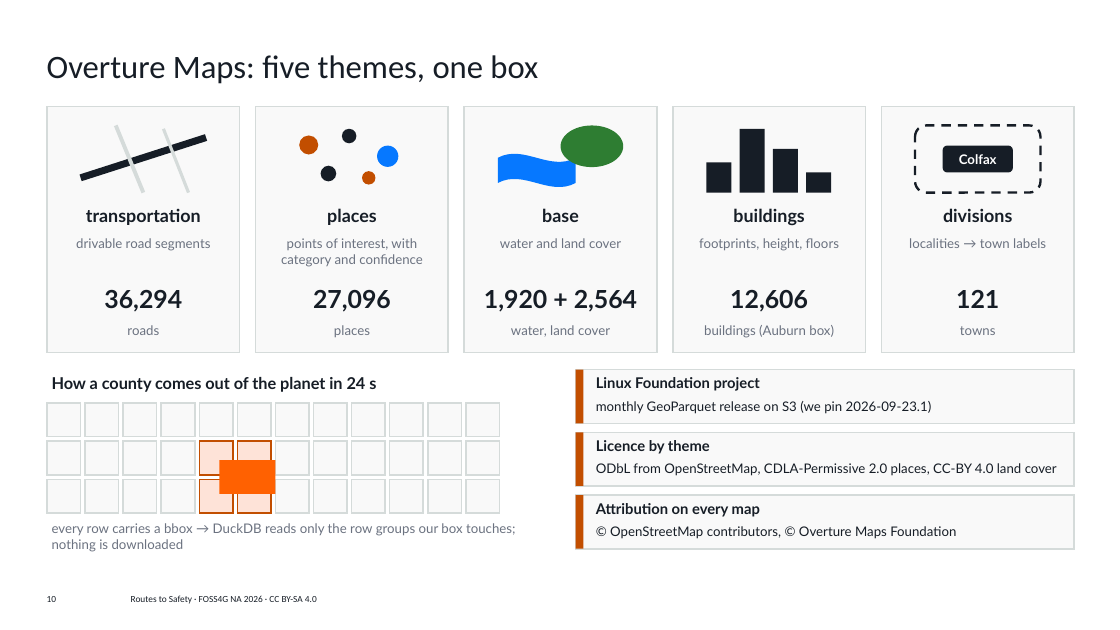
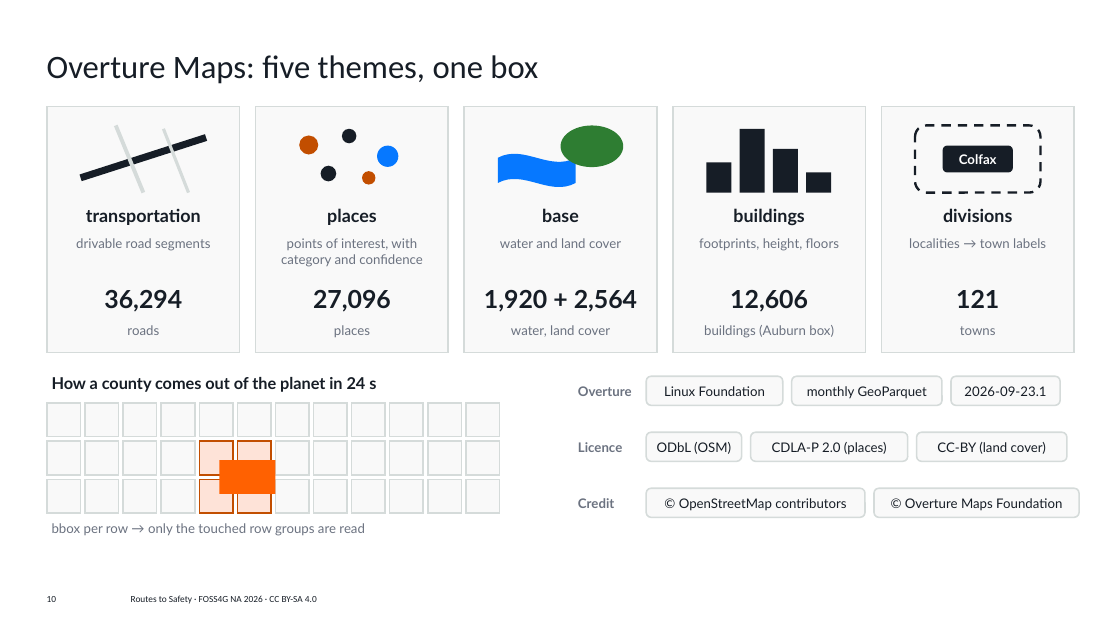
Before and after one commit to vishal4c/routes-to-safety-workshop, a slide deck: slide 10 of deck/Routes-to-Safety-FOSS4G-NA-2026.pptx. Drawn at 1120x630 pixels with LibreOffice and Linux fonts; fonts in the diff are those of the drawing; background and template pictures are left out. Boxes give left, top, right and bottom in pixels: in the first picture for what was removed or moved away, otherwise in the second. Text is boxed around its words. In the diff, an @@ line names an element or a change of style, - is before the commit and + after.

```diff
--- a/deck/Routes-to-Safety-FOSS4G-NA-2026.pptx
+++ b/deck/Routes-to-Safety-FOSS4G-NA-2026.pptx
@@ rectangle removed at (576,370,1074,423) @@
@@ rectangle removed at (576,370,584,423) @@
@@ text added at (578,386,632,396), 8.5 pt, text #6B7280, bold @@
+Overture
@@ rounded rectangle added at (646,376,783,405), fill #F9F9F9, outline #D5DBDA 1 pt, 8.5 pt, text #161D26 @@
+Linux Foundation
@@ rounded rectangle "monthly GeoParquet": place and size @@
-rounded rectangle "monthly GeoParquet" at (596,377,932,414)
+rounded rectangle "monthly GeoParquet" at (792,376,942,405)
@@ rounded rectangle "monthly GeoParquet" at (792,376,942,405): vertical alignment top to middle; fill none to #F9F9F9; outline none to #D5DBDA 1 pt @@
@@ text in rounded rectangle at (807,386,927,399): text changed @@
-Linux Foundation project
-monthly GeoParquet release on S3 (we pin 2026-09-23.1)
+monthly GeoParquet
@@ rounded rectangle added at (951,376,1060,405), fill #F9F9F9, outline #D5DBDA 1 pt, 8.5 pt, text #161D26 @@
+2026-09-23.1
@@ rectangle removed at (576,432,1074,486) @@
@@ rectangle removed at (576,432,584,486) @@
@@ text added at (578,442,622,452), 8.5 pt, text #6B7280, bold @@
+Licence
@@ text removed at (596,440,1057,476) @@
-Licence by theme
-ODbL from OpenStreetMap, CDLA-Permissive 2.0 places, CC-BY 4.0 land cover
@@ rounded rectangle added at (646,432,741,461), fill #F9F9F9, outline #D5DBDA 1 pt, 8.5 pt, text #161D26 @@
+ODbL (OSM)
@@ rounded rectangle added at (750,432,907,461), fill #F9F9F9, outline #D5DBDA 1 pt, 8.5 pt, text #161D26 @@
+CDLA-P 2.0 (places)
@@ rounded rectangle added at (916,432,1066,461), fill #F9F9F9, outline #D5DBDA 1 pt, 8.5 pt, text #161D26 @@
+CC-BY (land cover)
@@ rectangle removed at (576,495,1074,549) @@
@@ rectangle removed at (576,495,584,549) @@
@@ text added at (578,498,614,508), 8.5 pt, text #6B7280, bold @@
+Credit
@@ text removed at (596,503,956,539) @@
-Attribution on every map
-© OpenStreetMap contributors, © Overture Maps Foundation
@@ rounded rectangle added at (646,488,865,517), fill #F9F9F9, outline #D5DBDA 1 pt, 8.5 pt, text #161D26 @@
+© OpenStreetMap contributors
@@ rounded rectangle added at (874,488,1079,517), fill #F9F9F9, outline #D5DBDA 1 pt, 8.5 pt, text #161D26 @@
+© Overture Maps Foundation
@@ text at (52,523,365,536): text changed @@
-every row carries a bbox → DuckDB reads only the row groups our box touches; nothing is downloaded
+bbox per row → only the touched row groups are read
```
Also in this commit, not shown: 21 other slides changed, 1 other file.
